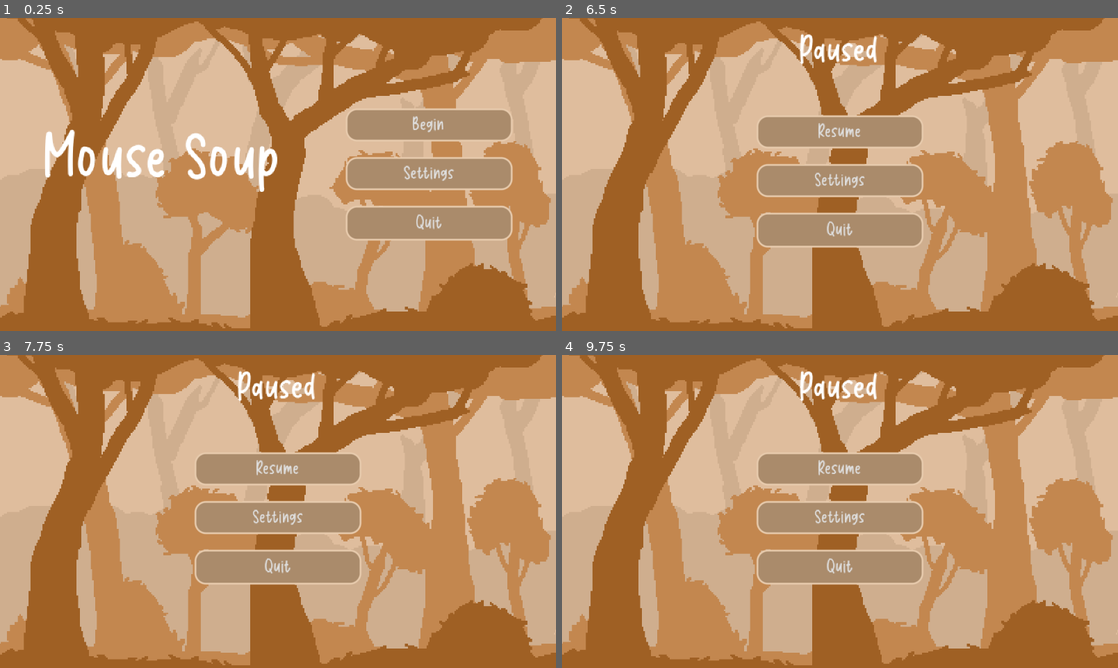
Above: before the commit, frames 1-4 (two rows, left to right).
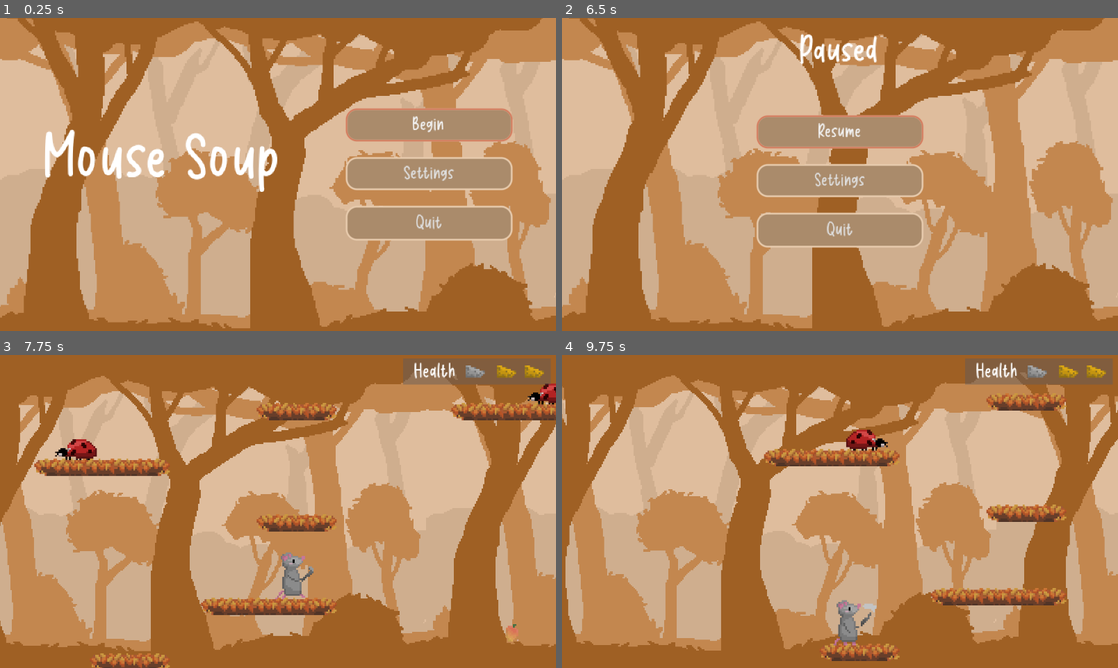
Above: after the commit, the same moments.

Repository: BDSimeonov19/Mouse-Soup
Game: Godot game, scene res://Scenes/main.tscn
Two runs of this game, one before a commit and one after it. Both use one fixed random seed, a clock stepped at 60 frames per second and the inputs below. Sound files missing from this copy of the repository are replaced by a short silence.
Inputs:
- Up to frame 1 (0.25 s): no input
- Up to frame 2 (6.5 s): click "Settings" at 0.5 s; click "Back" at 1.25 s; click "Begin" at 2 s; hold D (right) 2.78-4.28 s; tap K (attack) every 0.75 s from 2.85 to 5.85 s; tap Space (jump) at 3.02, 3.77, 5.27, 6.02 s; hold A (left) 4.28-5.03 s; hold D (right) from 5.03 s (still down); tap Escape (pause) at 6.4 s
- Up to frame 3 (7.75 s): release D (right) at 6.53 s; hold A (left) 6.53-7.28 s; tap K (attack) at 6.6, 7.35 s; tap Space (jump) at 6.77 s; hold D (right) from 7.28 s (still down)
- Up to frame 4 (9.75 s): release D (right) at 8.03 s; hold A (left) 8.03-9.53 s; tap K (attack) at 8.1, 8.85, 9.6 s; tap Space (jump) at 8.27, 9.02 s; hold D (right) from 9.53 s (still down)

The runs differ from the first frame. In frame 1, 0.4% of the frame differs, in the area x 62-93%, y 28-40%; in frame 2, 0.4%; in frame 3, 65%; in frame 4, 66%, in the area x 0-100%, y 0-100%.

Commit message:
Minor changes

Diff:
--- /dev/null
+++ b/Assets/FocusButton.tres
@@ -0,0 +1,14 @@
+[gd_resource type="StyleBoxFlat" format=3 uid="uid://bw6jq4u8jo0dv"]
+
+[resource]
+bg_color = Color(0.6627451, 0.54509807, 0.41960785, 0)
+border_width_left = 1
+border_width_top = 1
+border_width_right = 1
+border_width_bottom = 1
+border_color = Color(0.8324361, 0.48840398, 0.37305003, 1)
+corner_radius_top_left = 6
+corner_radius_top_right = 6
+corner_radius_bottom_right = 6
+corner_radius_bottom_left = 6
+corner_detail = 18
--- a/Scenes/UI/death_screen.tscn
+++ b/Scenes/UI/death_screen.tscn
@@ -3,6 +3,7 @@
 [ext_resource type="Texture2D" uid="uid://doqm4hh8y3khx" path="res://Assets/Graphics/Forest/FallBackground.png" id="1_rwas2"]
 [ext_resource type="Script" uid="uid://lkoup17ci8ng" path="res://Scripts/UI/death_screen.gd" id="1_tseak"]
 [ext_resource type="FontFile" uid="uid://2ej55s5un1gj" path="res://Assets/Fonts/Little Story.ttf" id="2_tseak"]
+[ext_resource type="StyleBox" uid="uid://bw6jq4u8jo0dv" path="res://Assets/FocusButton.tres" id="4_65cmr"]
 
 [sub_resource type="StyleBoxFlat" id="StyleBoxFlat_amiou"]
 bg_color = Color(0.6646157, 0.5450291, 0.4204291, 1)
@@ -80,6 +81,7 @@
 theme_override_styles/normal = SubResource("StyleBoxFlat_amiou")
 theme_override_styles/pressed = SubResource("StyleBoxFlat_vb6s7")
 theme_override_styles/hover = SubResource("StyleBoxFlat_tpvs2")
+theme_override_styles/focus = ExtResource("4_65cmr")
 text = "Restart"
 
 [connection signal="pressed" from="Restart" to="." method="_on_restart_pressed"]
--- a/Scenes/UI/main_menu.tscn
+++ b/Scenes/UI/main_menu.tscn
@@ -3,6 +3,7 @@
 [ext_resource type="Script" uid="uid://bp8h1kosulp5i" path="res://Scripts/UI/main_menu.gd" id="1_1ehe0"]
 [ext_resource type="FontFile" uid="uid://2ej55s5un1gj" path="res://Assets/Fonts/Little Story.ttf" id="1_28flt"]
 [ext_resource type="Texture2D" uid="uid://doqm4hh8y3khx" path="res://Assets/Graphics/Forest/FallBackground.png" id="1_48xlc"]
+[ext_resource type="StyleBox" uid="uid://bw6jq4u8jo0dv" path="res://Assets/FocusButton.tres" id="4_u7lva"]
 
 [sub_resource type="StyleBoxFlat" id="StyleBoxFlat_erv1k"]
 bg_color = Color(0.6646157, 0.5450291, 0.4204291, 1)
@@ -74,6 +75,7 @@
 theme_override_styles/normal = SubResource("StyleBoxFlat_erv1k")
 theme_override_styles/pressed = SubResource("StyleBoxFlat_28flt")
 theme_override_styles/hover = SubResource("StyleBoxFlat_48xlc")
+theme_override_styles/focus = ExtResource("4_u7lva")
 text = "Begin"
 
 [node name="Settings" type="Button" parent="VBoxContainer" unique_id=1457308184]
@@ -84,6 +86,7 @@
 theme_override_styles/normal = SubResource("StyleBoxFlat_erv1k")
 theme_override_styles/pressed = SubResource("StyleBoxFlat_28flt")
 theme_override_styles/hover = SubResource("StyleBoxFlat_48xlc")
+theme_override_styles/focus = ExtResource("4_u7lva")
 text = "Settings"
 
 [node name="Quit" type="Button" parent="VBoxContainer" unique_id=1617614480]
@@ -94,6 +97,7 @@
 theme_override_styles/normal = SubResource("StyleBoxFlat_erv1k")
 theme_override_styles/pressed = SubResource("StyleBoxFlat_28flt")
 theme_override_styles/hover = SubResource("StyleBoxFlat_48xlc")
+theme_override_styles/focus = ExtResource("4_u7lva")
 text = "Quit"
 
 [node name="Title" type="Label" parent="." unique_id=1009826477]
--- a/Scenes/UI/pause_menu.tscn
+++ b/Scenes/UI/pause_menu.tscn
@@ -3,6 +3,7 @@
 [ext_resource type="Script" uid="uid://5mtwwwxa61lg" path="res://Scripts/UI/pause_menu.gd" id="1_1och7"]
 [ext_resource type="Texture2D" uid="uid://doqm4hh8y3khx" path="res://Assets/Graphics/Forest/FallBackground.png" id="1_k0w1u"]
 [ext_resource type="FontFile" uid="uid://2ej55s5un1gj" path="res://Assets/Fonts/Little Story.ttf" id="2_1och7"]
+[ext_resource type="StyleBox" uid="uid://bw6jq4u8jo0dv" path="res://Assets/FocusButton.tres" id="4_oykix"]
 
 [sub_resource type="StyleBoxFlat" id="StyleBoxFlat_bpi0q"]
 bg_color = Color(0.6646157, 0.5450291, 0.4204291, 1)
@@ -75,6 +76,7 @@
 theme_override_styles/normal = SubResource("StyleBoxFlat_bpi0q")
 theme_override_styles/pressed = SubResource("StyleBoxFlat_vmyb1")
 theme_override_styles/hover = SubResource("StyleBoxFlat_myy0f")
+theme_override_styles/focus = ExtResource("4_oykix")
 text = "Resume"
 
 [node name="Settings" type="Button" parent="VBoxContainer" unique_id=972509462]
@@ -85,6 +87,7 @@
 theme_override_styles/normal = SubResource("StyleBoxFlat_bpi0q")
 theme_override_styles/pressed = SubResource("StyleBoxFlat_vmyb1")
 theme_override_styles/hover = SubResource("StyleBoxFlat_myy0f")
+theme_override_styles/focus = ExtResource("4_oykix")
 text = "Settings"
 
 [node name="Quit" type="Button" parent="VBoxContainer" unique_id=1079124060]
@@ -95,6 +98,7 @@
 theme_override_styles/normal = SubResource("StyleBoxFlat_bpi0q")
 theme_override_styles/pressed = SubResource("StyleBoxFlat_vmyb1")
 theme_override_styles/hover = SubResource("StyleBoxFlat_myy0f")
+theme_override_styles/focus = ExtResource("4_oykix")
 text = "Quit"
 
 [node name="Title" type="Label" parent="." unique_id=439142096]
--- a/Scenes/UI/settings_menu.tscn
+++ b/Scenes/UI/settings_menu.tscn
@@ -4,6 +4,7 @@
 [ext_resource type="Texture2D" uid="uid://doqm4hh8y3khx" path="res://Assets/Graphics/Forest/FallBackground.png" id="2_3etfd"]
 [ext_resource type="FontFile" uid="uid://2ej55s5un1gj" path="res://Assets/Fonts/Little Story.ttf" id="3_rahb6"]
 [ext_resource type="Texture2D" uid="uid://iv0kwb8yo8ml" path="res://Assets/Graphics/Elements.png" id="4_fe37x"]
+[ext_resource type="StyleBox" uid="uid://bw6jq4u8jo0dv" path="res://Assets/FocusButton.tres" id="4_ynxh7"]
 
 [sub_resource type="StyleBoxFlat" id="StyleBoxFlat_aaqfp"]
 bg_color = Color(0.6646157, 0.5450291, 0.4204291, 1)
@@ -110,6 +111,7 @@
 theme_override_styles/normal = SubResource("StyleBoxFlat_aaqfp")
 theme_override_styles/pressed = SubResource("StyleBoxFlat_j2dne")
 theme_override_styles/hover = SubResource("StyleBoxFlat_6kysc")
+theme_override_styles/focus = ExtResource("4_ynxh7")
 text = "Back"
 
 [node name="Title" type="Label" parent="." unique_id=1800734721]
--- a/Scenes/UI/win_screen.tscn
+++ b/Scenes/UI/win_screen.tscn
@@ -3,6 +3,7 @@
 [ext_resource type="Script" uid="uid://c4ke05w4j3hkj" path="res://Scripts/UI/win_screen.gd" id="1_bsq8g"]
 [ext_resource type="Texture2D" uid="uid://doqm4hh8y3khx" path="res://Assets/Graphics/Forest/FallBackground.png" id="1_hf3wf"]
 [ext_resource type="FontFile" uid="uid://2ej55s5un1gj" path="res://Assets/Fonts/Little Story.ttf" id="2_bsq8g"]
+[ext_resource type="StyleBox" uid="uid://bw6jq4u8jo0dv" path="res://Assets/FocusButton.tres" id="4_g7hbh"]
 
 [sub_resource type="StyleBoxFlat" id="StyleBoxFlat_g7hbh"]
 bg_color = Color(0.6646157, 0.5450291, 0.4204291, 1)
@@ -80,6 +81,7 @@
 theme_override_styles/normal = SubResource("StyleBoxFlat_g7hbh")
 theme_override_styles/pressed = SubResource("StyleBoxFlat_k5iyp")
 theme_override_styles/hover = SubResource("StyleBoxFlat_jrofy")
+theme_override_styles/focus = ExtResource("4_g7hbh")
 text = "Play Again"
 
 [node name="BestScore" type="Label" parent="." unique_id=1136017638]
--- a/Scripts/Globals/save_manager.gd
+++ b/Scripts/Globals/save_manager.gd
@@ -13,7 +13,6 @@
 	ItemsManager.items_collected = []
 
 func save_game():
-	print(save_data["current_level_path"])
 	var save_file = FileAccess.open("user://savegame.save", FileAccess.WRITE)
 
 	save_file.store_line(JSON.stringify(save_data))
--- a/Scripts/UI/death_screen.gd
+++ b/Scripts/UI/death_screen.gd
@@ -2,8 +2,10 @@
 
 var forest_scene = load("res://Scenes/Levels/forest.tscn").instantiate()
 var hud_scene = preload("res://Scenes/UI/hud.tscn").instantiate()
+@onready var restart: Button = $Restart
 
 func _on_restart_pressed() -> void:
+	restart.grab_focus()
 	get_node("/root/Main/UISFX").play()
 	get_node("/root/Main/World").add_child(forest_scene)
 	get_node("/root/Main/UI").add_child(hud_scene)
--- a/Scripts/UI/main_menu.gd
+++ b/Scripts/UI/main_menu.gd
@@ -1,11 +1,17 @@
 extends Control
 
 var hud_scene = preload("res://Scenes/UI/hud.tscn").instantiate()
+@onready var begin: Button = $VBoxContainer/Begin
+
+func _ready() -> void:
+	focus()
+
+func focus() -> void:
+	begin.grab_focus()
 
 func _on_begin_pressed() -> void:
 	get_node("/root/Main/UISFX").play()
 	var current_level_path = SaveManager.save_data["current_level_path"]
-	print(SaveManager.save_data["current_level_path"])
 	var level_scene = load(current_level_path).instantiate()
 	get_node("/root/Main/World").add_child(level_scene)
 	get_node("/root/Main/UI").add_child(hud_scene)
--- a/Scripts/UI/pause_menu.gd
+++ b/Scripts/UI/pause_menu.gd
@@ -1,4 +1,12 @@
 extends Control
+
+@onready var resume: Button = $VBoxContainer/Resume
+
+func _ready() -> void:
+	focus()
+
+func focus() -> void:
+	resume.grab_focus()
 
 func _on_resume_pressed() -> void:
 	get_node("/root/Main/UISFX").play()
--- a/Scripts/UI/settings_menu.gd
+++ b/Scripts/UI/settings_menu.gd
@@ -3,9 +3,11 @@
 @onready var volume_slider = $"Volume Slider"
 @onready var volume_label = $"Volume Percent"
 var master_bus_index = AudioServer.get_bus_index("Master")
+@onready var back: Button = $Back
 
 
 func _ready() -> void:
+	back.grab_focus()
 	volume_slider.value = SaveManager.settings["volume"]
 
 func _on_volume_slider_value_changed(value: float) -> void:
@@ -15,6 +17,7 @@
 func _on_back_pressed() -> void:
 	get_node("/root/Main/UISFX").play()
 	SaveManager.settings["volume"] = volume_slider.value
+	get_parent().focus()
 	queue_free()
 	AudioServer.set_bus_volume_db(master_bus_index, linear_to_db(SaveManager.settings["volume"]/100))
 
--- a/Scripts/UI/win_screen.gd
+++ b/Scripts/UI/win_screen.gd
@@ -5,8 +5,10 @@
 
 @onready var score_label: Label = $Score
 @onready var best_score_label: Label = $BestScore
+@onready var restart: Button = $Restart
 
 func _ready() -> void:
+	restart.grab_focus()
 	var score = SaveManager.save_data["items_collected"].size()
 	var best_score = int(SaveManager.save_data["best_score"])
 	if score > best_score:
--- a/Scripts/main.gd
+++ b/Scripts/main.gd
@@ -9,7 +9,6 @@
 	AudioServer.set_bus_volume_db(master_bus_index, linear_to_db(SaveManager.settings["volume"]/100))
 
 func _process(delta: float) -> void:
-	print(SaveManager.save_data)
 	developer_reset_game()
 	if is_pausable and Input.is_action_just_pressed("pause"):
 		var settings_menu_scene = preload("res://Scenes/UI/pause_menu.tscn").instantiate()
--- a/project.godot
+++ b/project.godot
@@ -29,29 +29,45 @@
 
 [input]
 
+ui_accept={
+"deadzone": 0.5,
+"events": [Object(InputEventKey,"resource_local_to_scene":false,"resource_name":"","device":0,"window_id":0,"alt_pressed":false,"shift_pressed":false,"ctrl_pressed":false,"meta_pressed":false,"pressed":false,"keycode":4194309,"physical_keycode":0,"key_label":0,"unicode":0,"location":0,"echo":false,"script":null)
+, Object(InputEventKey,"resource_local_to_scene":false,"resource_name":"","device":0,"window_id":0,"alt_pressed":false,"shift_pressed":false,"ctrl_pressed":false,"meta_pressed":false,"pressed":false,"keycode":4194310,"physical_keycode":0,"key_label":0,"unicode":0,"location":0,"echo":false,"script":null)
+, Object(InputEventKey,"resource_local_to_scene":false,"resource_name":"","device":0,"window_id":0,"alt_pressed":false,"shift_pressed":false,"ctrl_pressed":false,"meta_pressed":false,"pressed":false,"keycode":32,"physical_keycode":0,"key_label":0,"unicode":32,"location":0,"echo":false,"script":null)
+, Object(InputEventJoypadButton,"resource_local_to_scene":false,"resource_name":"","device":-1,"button_index":0,"pressure":0.0,"pressed":false,"script":null)
+]
+}
 attack={
 "deadzone": 0.2,
 "events": [Object(InputEventKey,"resource_local_to_scene":false,"resource_name":"","device":-1,"window_id":0,"alt_press …(192 unchanged characters)…
+, Object(InputEventJoypadButton,"resource_local_to_scene":false,"resource_name":"","device":-1,"button_index":2,"pressure":0.0,"pressed":false,"script":null)
 ]
 }
 left={
 "deadzone": 0.2,
 "events": [Object(InputEventKey,"resource_local_to_scene":false,"resource_name":"","device":-1,"window_id":0,"alt_press …(191 unchanged characters)…
+, Object(InputEventJoypadMotion,"resource_local_to_scene":false,"resource_name":"","device":-1,"axis":0,"axis_value":-1.0,"script":null)
+, Object(InputEventJoypadButton,"resource_local_to_scene":false,"resource_name":"","device":-1,"button_index":13,"pressure":0.0,"pressed":false,"script":null)
 ]
 }
 right={
 "deadzone": 0.2,
 "events": [Object(InputEventKey,"resource_local_to_scene":false,"resource_name":"","device":-1,"window_id":0,"alt_press …(192 unchanged characters)…
+, Object(InputEventJoypadMotion,"resource_local_to_scene":false,"resource_name":"","device":-1,"axis":0,"axis_value":1.0,"script":null)
+, Object(InputEventJoypadButton,"resource_local_to_scene":false,"resource_name":"","device":-1,"button_index":14,"pressure":0.0,"pressed":false,"script":null)
 ]
 }
 jump={
 "deadzone": 0.2,
 "events": [Object(InputEventKey,"resource_local_to_scene":false,"resource_name":"","device":-1,"window_id":0,"alt_press …(191 unchanged characters)…
+, Object(InputEventJoypadButton,"resource_local_to_scene":false,"resource_name":"","device":-1,"button_index":0,"pressure":0.0,"pressed":false,"script":null)
 ]
 }
 pause={
 "deadzone": 0.2,
 "events": [Object(InputEventKey,"resource_local_to_scene":false,"resource_name":"","device":-1,"window_id":0,"alt_press …(195 unchanged characters)…
+, Object(InputEventJoypadButton,"resource_local_to_scene":false,"resource_name":"","device":-1,"button_index":4,"pressure":0.0,"pressed":false,"script":null)
+, Object(InputEventJoypadButton,"resource_local_to_scene":false,"resource_name":"","device":-1,"button_index":5,"pressure":0.0,"pressed":false,"script":null)
 ]
 }
 reset={
Not shown, changed: export_presets.cfg
